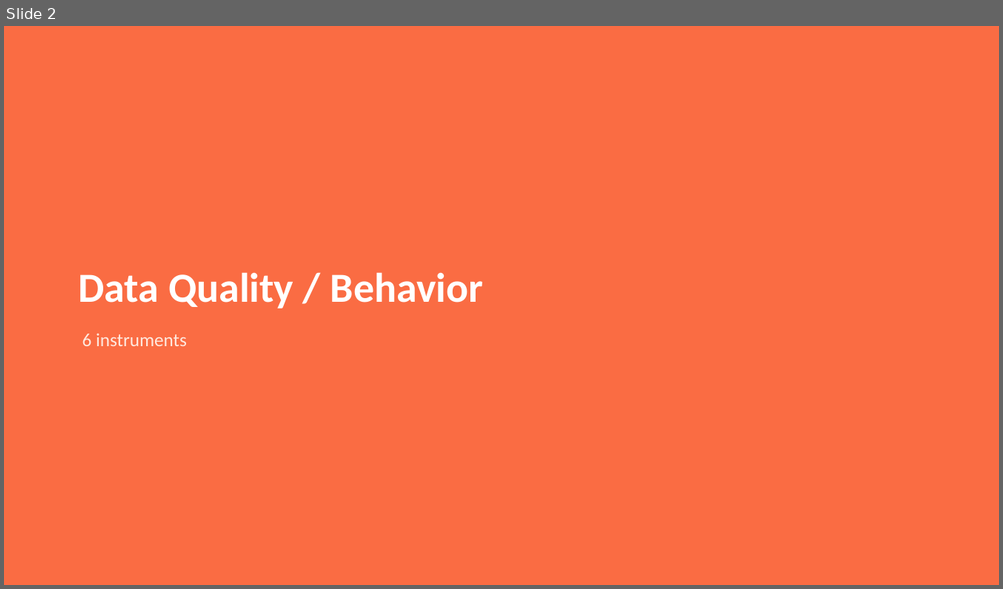
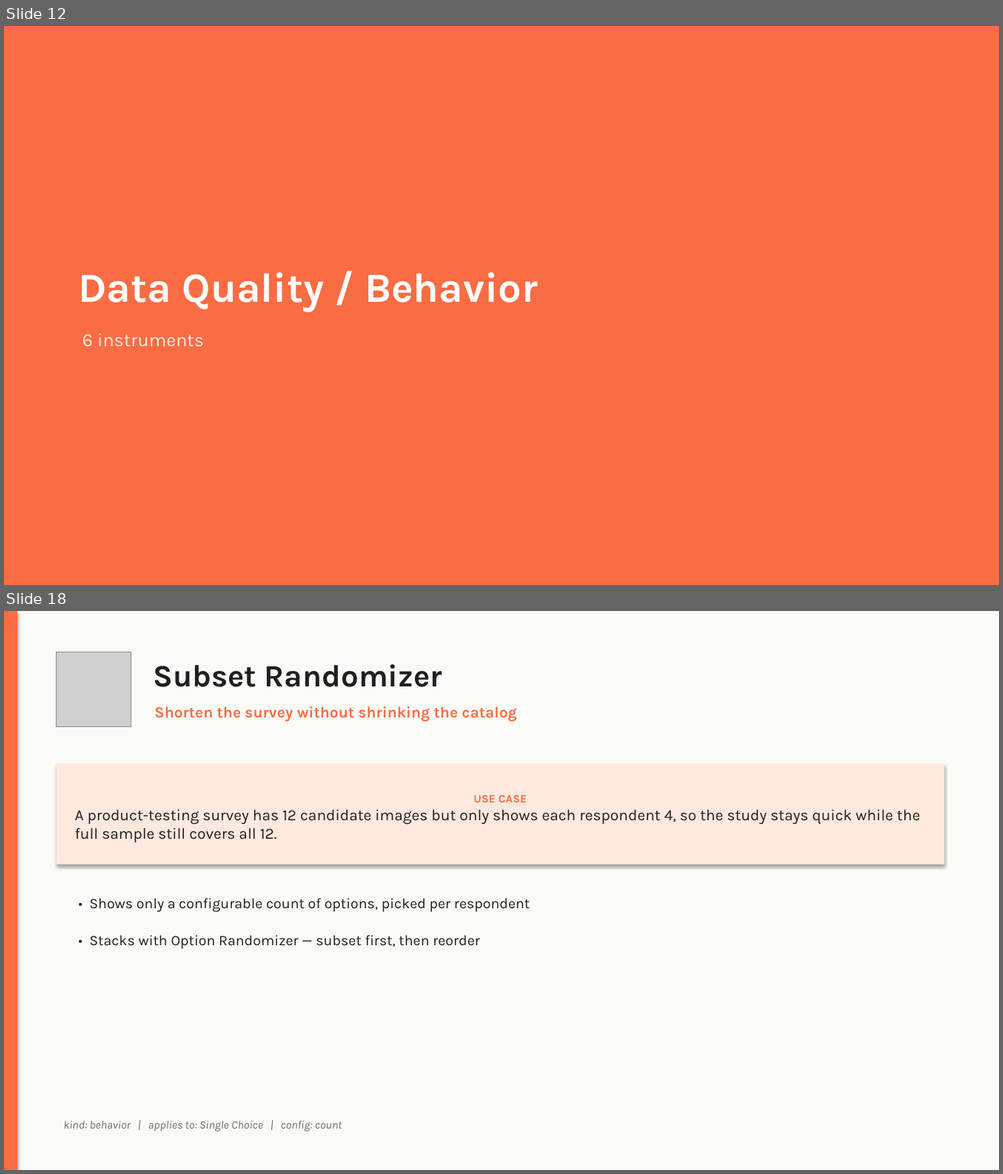
Before and after one commit to akilocorp/rag_platform, a slide deck: studio_instruments.pptx. Shown one above the other, each under a label of ours: slide 2 before the commit, slides 12 and 18 after it; the slides between them are not shown. The pictures are 1003x589 and 1003x1174 pixels, drawn with LibreOffice and Linux fonts; fonts in the diff are those of the drawing; grey boxes stand for pictures. Boxes give left, top, right and bottom in pixels: in the first picture for what was removed or moved away, otherwise in the second. Text is boxed around its words. In the diff, an @@ line names an element or a change of style, - is before the commit and + after.

```diff
--- a/studio_instruments.pptx
+++ b/studio_instruments.pptx
@@ slide 18 added at [4,611,999,1170], background #FFFFFF @@
@@ rectangle added at [4,611,999,1170], fill #FAFAF7 @@
@@ rectangle added at [4,611,17,1170], fill #FA6C43 @@
@@ picture added at [57,652,131,726] @@
@@ text added at [153,664,442,687], 30 pt, text #1F1F1F, bold @@
+Subset Randomizer
@@ text added at [154,706,516,722], 15 pt, text #FA6C43, bold @@
+Shorten the survey without shrinking the catalog
@@ rectangle added at [57,764,944,865], fill #FFE9DF, 15 pt, text #1F1F1F @@
+USE CASE
+A product-testing survey has 12 candidate images but only shows each respondent 4, so the study stays quick while the full sample still covers all 12.
@@ text added at [89,898,529,912], 14 pt, text #1F1F1F @@
+• Shows only a configurable count of options, picked per respondent
@@ text added at [89,935,480,949], 14 pt, text #1F1F1F @@
+• Stacks with Option Randomizer — subset first, then reorder
@@ text added at [63,1121,342,1132], 11 pt, text #6B6B6B, italic @@
+kind: behavior | applies to: Single Choice | config: count
@@ what was slide 2 is now slide 12 @@
@@ slide 12 changed as well @@
@@ text "Data Quality / Behavior" at [79,272,538,312]: font Calibri to Karla @@
@@ text "6 instruments" at [82,334,204,346]: font Calibri to Karla @@
```
Also in this commit, not shown: 15 other slides changed, 17 other slides added, 8 slides removed.
